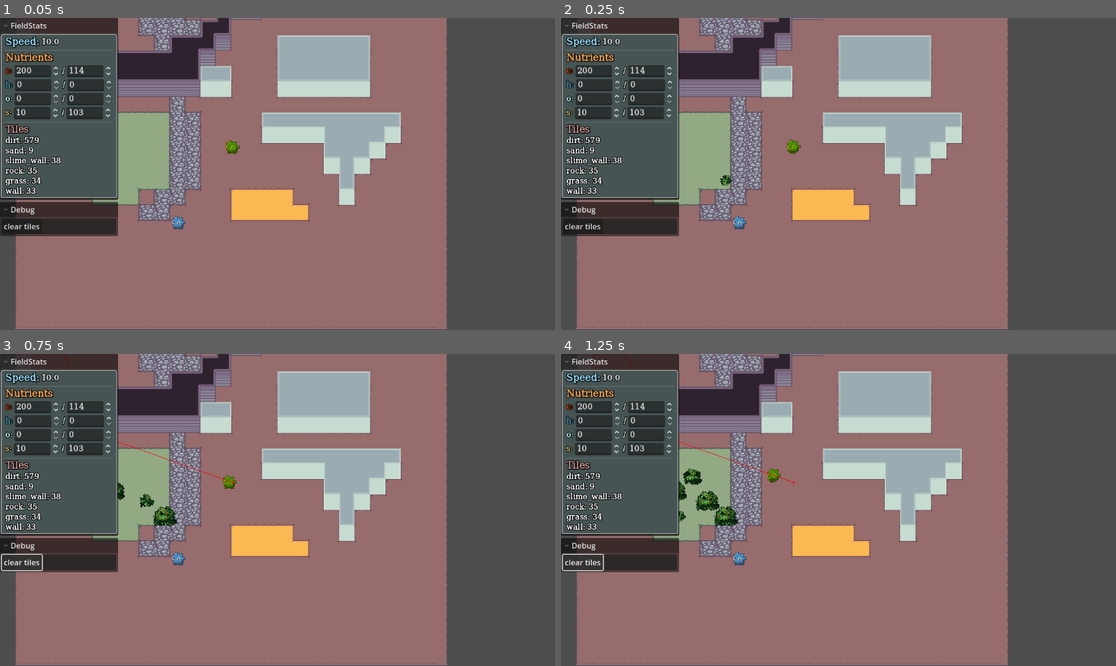
Above: before the commit, frames 1-4 (two rows, left to right).
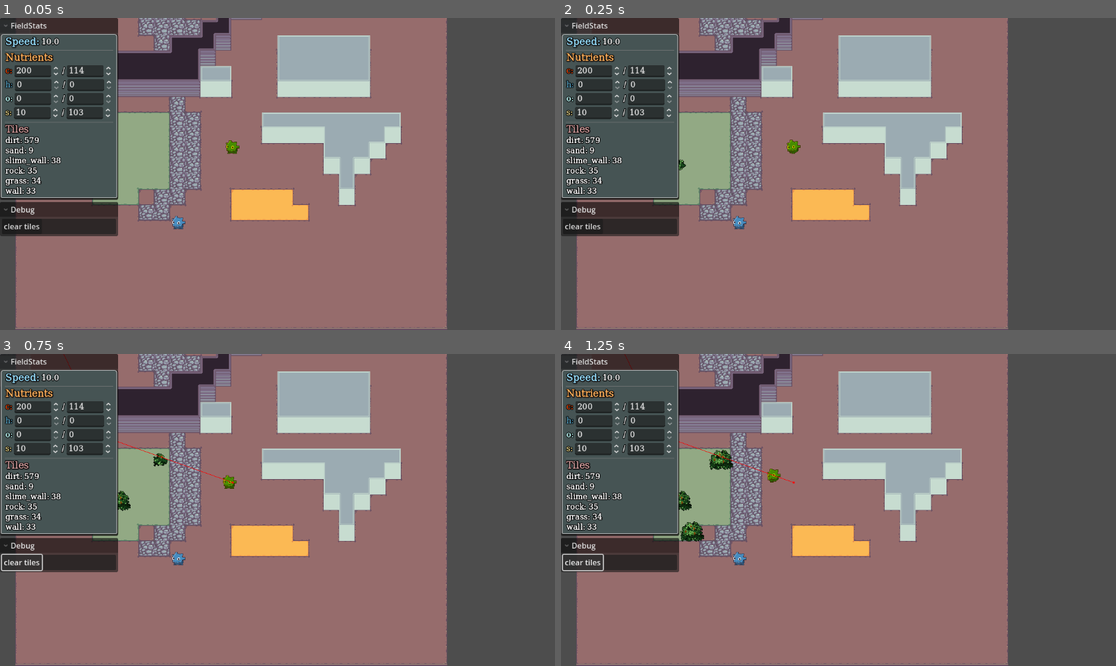
Above: after the commit, the same moments.

Repository: teestood/construct-tile-map
Game: Godot game, scene res://demo/demo.tscn
The game is run twice, just before and just after one commit, with the same random seed, the same clock (stepped at 60 frames per second) and the same inputs.
Inputs:
- Up to frame 1 (0.05 s): no input
- Up to frame 2 (0.25 s): no input
- Up to frame 3 (0.75 s): click "clear tiles" at 0.5 s
- Up to frame 4 (1.25 s): no input

Frame 1 is identical in both runs. In frame 2, less than 0.1% of the frame differs, in the area x 21-31%, y 45-54%; in frame 3, 0.5%; in frame 4, 1.2%, in the area x 21-32%, y 30-61%.

Commit message:
Update Plantのスポーン箇所がまばらになるように

Diff:
--- a/demo/entities.gd
+++ b/demo/entities.gd
@@ -23,7 +23,7 @@
 		child.leave_ground()
 
 func _on_Spawner_queued(req: PlantSpawnRequest, spawner: PlantSpawner) -> void:
-	var coords = _pick_rand(ground.cells_by_soil[&"grass"])
+	var coords = _pick_rand_sparse(ground.cells_by_soil[&"grass"], 5)
 	if exists.has(coords):
 		return
 
@@ -51,6 +51,10 @@
 	var idx = randi() % l.size()
 	return l[idx]
 
+func _pick_rand_sparse(l: Array, step: int = 1) -> Vector2i:
+	var idx = min(snappedi(randi() % l.size(), step), l.size() - 1)
+	return l[idx]
+
 func _rand_vec(magnitude: float) -> Vector2:
 	var angle = randf() * TAU
 	return Vector2(cos(angle), sin(angle)) * magnitude
